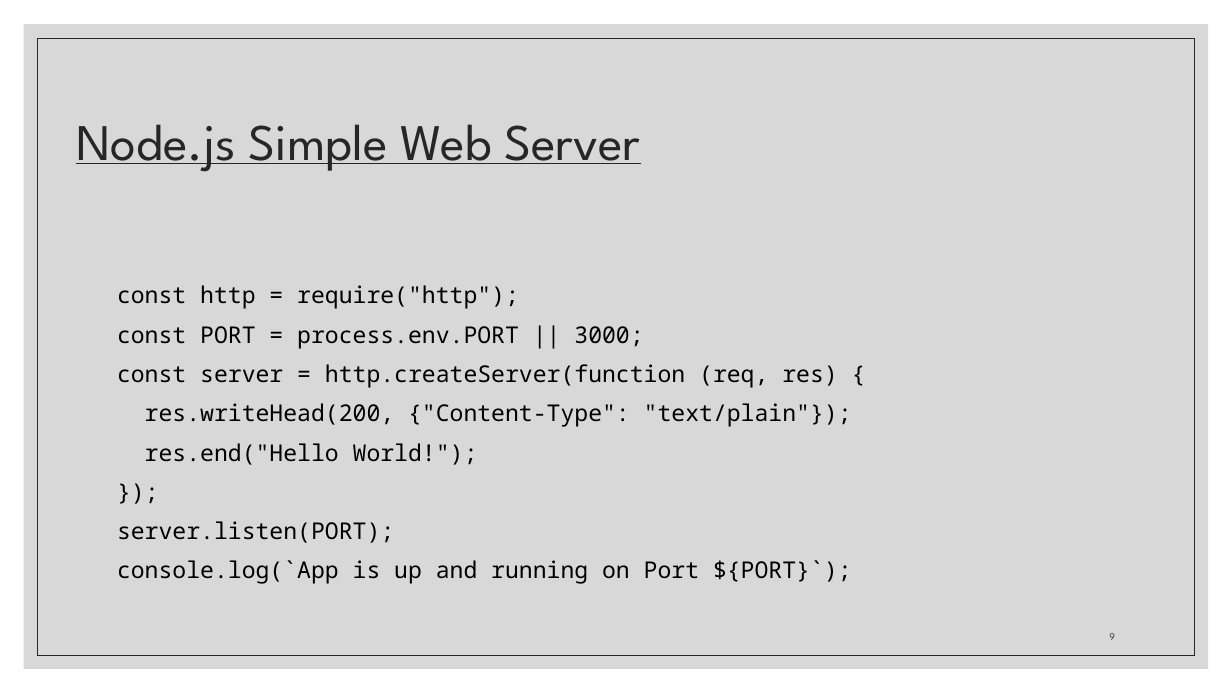
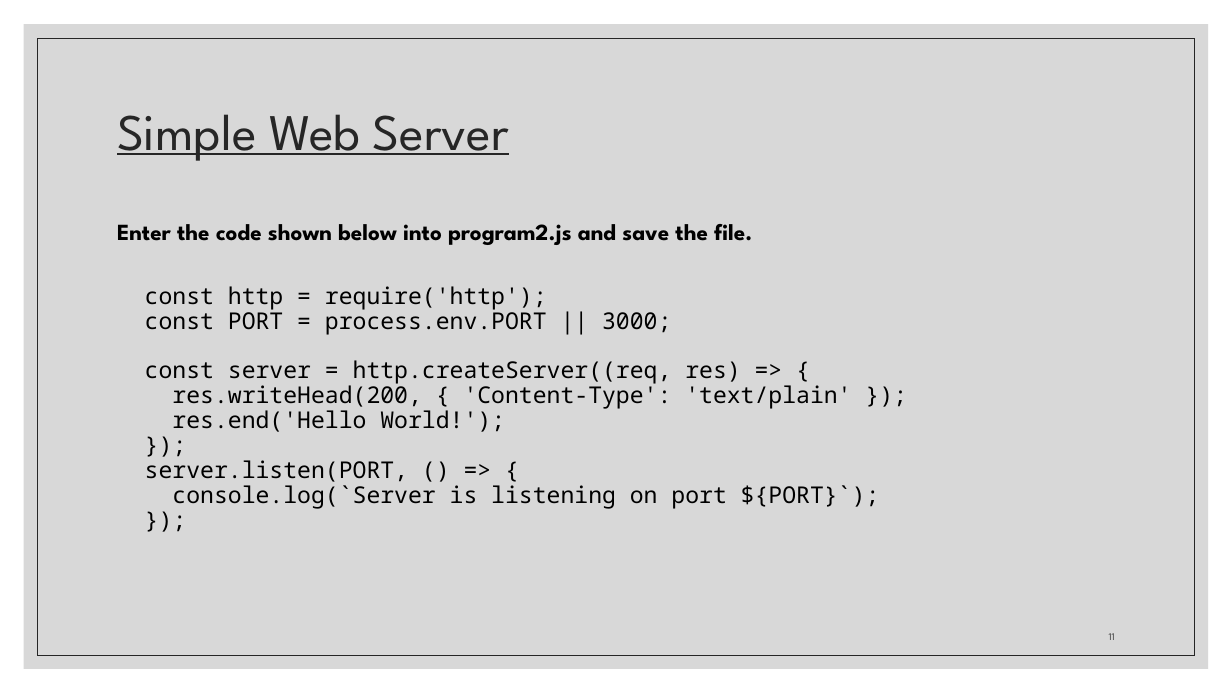
Before and after one commit to zackstotts/base-node-curriculum, a slide deck: slide 11 of unit_01/slides/Unit01-PartI.pptx (slide 9 before the commit). Drawn at 1232x693 pixels with LibreOffice and Linux fonts; fonts in the diff are those of the drawing. Boxes give left, top, right and bottom in pixels: in the first picture for what was removed or moved away, otherwise in the second. Text is boxed around its words. In the diff, an @@ line names an element or a change of style, - is before the commit and + after.

```diff
--- a/unit_01/slides/Unit01-PartI.pptx
+++ b/unit_01/slides/Unit01-PartI.pptx
@@ title at (117, 114, 509, 161): text changed @@
-Node.js Simple Web Server
+Simple Web Server
@@ text "Enter the code shown below ...": place and size @@
-text "Enter the code shown below ..." at (117, 285, 852, 584)
+text "Enter the code shown below ..." at (117, 224, 880, 509)
@@ text at (117, 224, 752, 309): text changed; font Noto Sans Mono to League Spartan; bold on @@
-const http = require("http");
+Enter the code shown below into program2.js and save the file.
+  const http = require('http');
@@ text at (145, 307, 671, 334): list level 1 to 2 in "const PORT = process.env.PORT || ..."; line spacing 1 to 0.9; list level 1 to 2 in "});" @@
@@ text at (145, 360, 851, 432): text changed @@
-const server = http.createServer(function (req, res) {
-res.writeHead(200, {"Content-Type": "text/plain"});
-res.end("Hello World!");
+  const server = http.createServer((req, res) => {
+  res.writeHead(200, { 'Content-Type': 'text/plain' });
+  res.end('Hello World!');
@@ text at (145, 460, 880, 509): text changed @@
-server.listen(PORT);
-console.log(`App is up and running on Port ${PORT}`);
+  server.listen(PORT, () => {
+  console.log(`Server is listening on port ${PORT}`);
+  });
```
Also in this commit, not shown: 15 other slides changed, 6 slides added, 3 slides removed.
